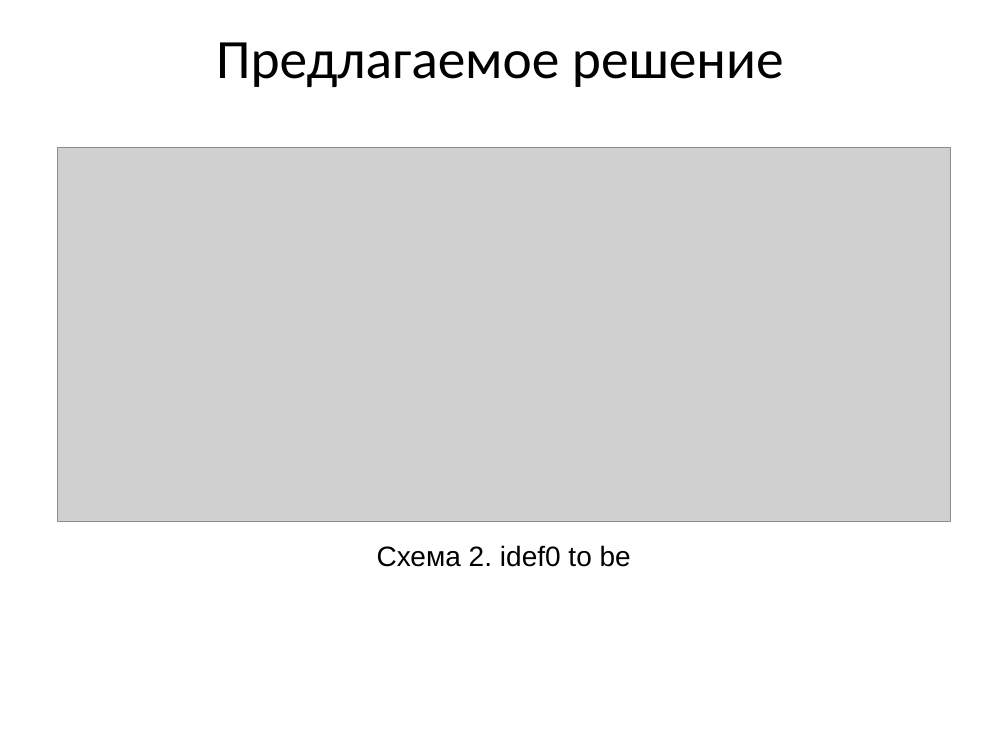
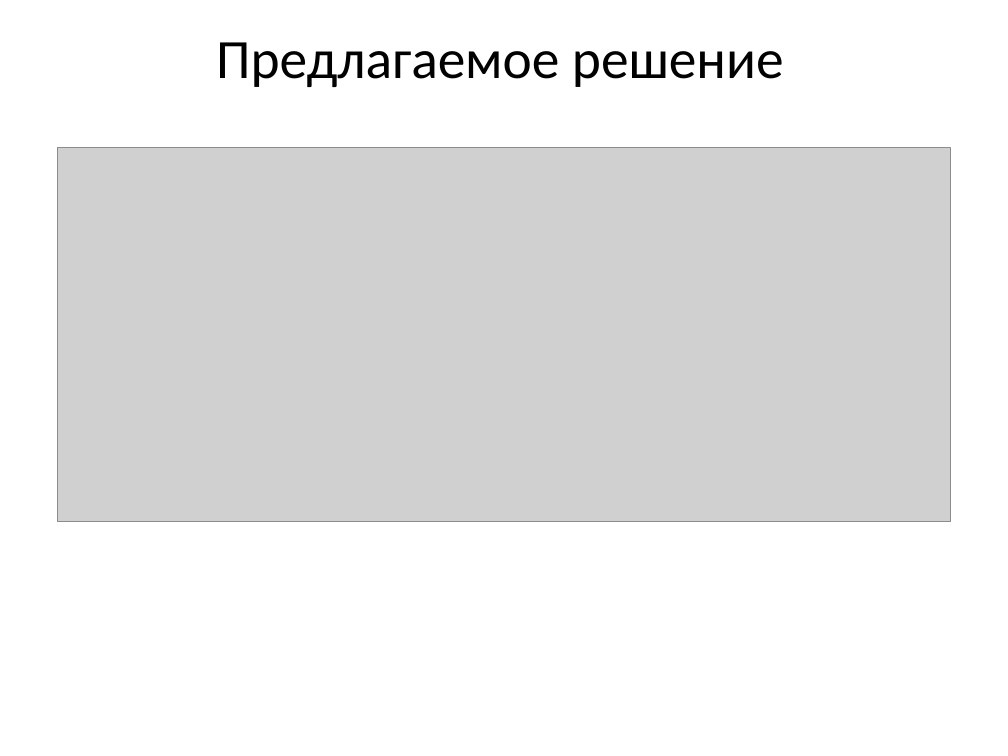
Before and after one commit to vadimgilka/-arRatingWebsite, a slide deck: slide 8 of Documentation/My documentation/Predzashita_Gailevich.pptx (slide 9 before the commit). Drawn at 1008x756 pixels with LibreOffice and Linux fonts; fonts in the diff are those of the drawing; grey boxes stand for pictures. Boxes give left, top, right and bottom in pixels: in the first picture for what was removed or moved away, otherwise in the second. Text is boxed around its words. In the diff, an @@ line names an element or a change of style, - is before the commit and + after.

```diff
--- a/Documentation/My documentation/Predzashita_Gailevich.pptx
+++ b/Documentation/My documentation/Predzashita_Gailevich.pptx
@@ subtitle removed at (377, 545, 631, 567) @@
-Схема 2. idef0 to be
```
Also in this commit, not shown: 8 other slides changed, 1 slide added, 3 slides removed.
